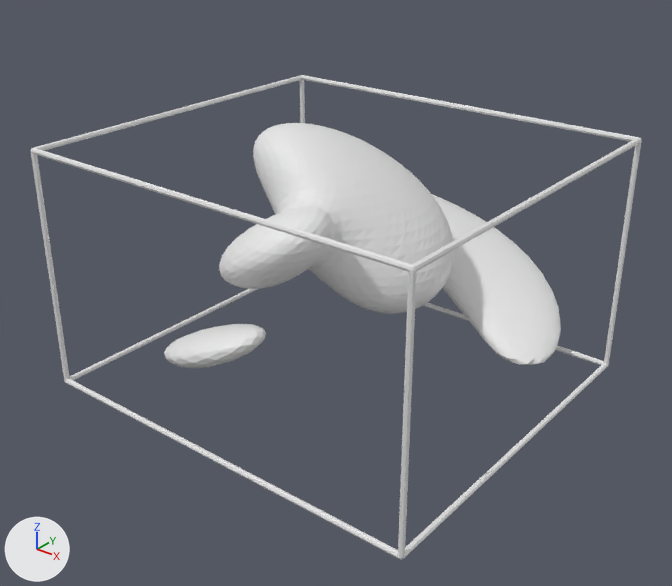
The OBJ model Assets/Models/Stomach/ventre_0013.obj, before and after one commit.
Rendered twice from a 50 mm camera at (94.4, -119.4, 78.1) aimed at (-0.6, -0.7, 4.5). The axes (+X, +Y, +Z) are drawn at lower left. The lights are the same throughout. Where no turn or scale is listed for an object, it has been applied to the vertices. Vertices at the same position are counted once.

The first picture shows 'ventre_0013'.
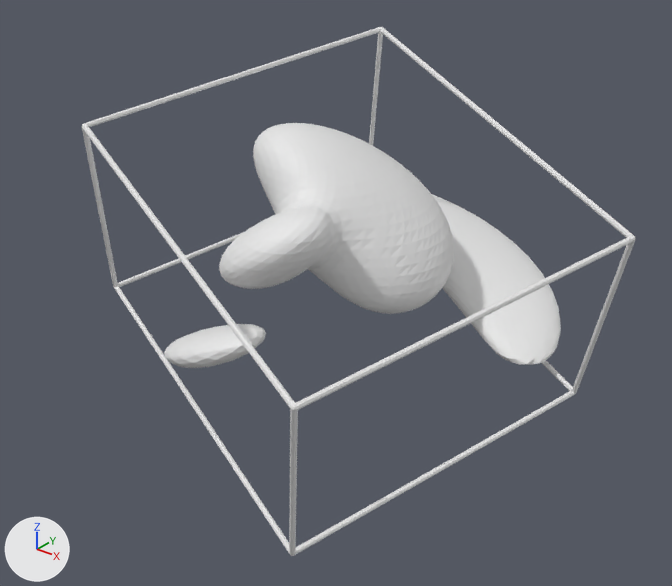
Changed parts and their boxes (x1, y1, x2, y2) in the pictures (672 x 586 px):
'ventre_0013', reshaped (9% narrower, 9% taller): before (30, 75, 642, 560); after (82, 27, 636, 556)
part 1 of me_ventre_0013, deleted: before (30, 75, 642, 560)
part 2 of me_ventre_0013, added: after (82, 27, 636, 556)

Diff of the bpy script that builds the scene:
```diff
--- a/Assets/Models/Stomach/ventre_0013.obj.py
+++ b/Assets/Models/Stomach/ventre_0013.obj.py
@@ me_ventre_0013 @@
 # used by ob_ventre_0013; location = (0.0, 0.0, 0.0)
-me_ventre_0013.from_pydata(...)  # 3714 vertices, 4664 faces; spans x -38.4..38.4, y -34.6..49.5, z -12.7..32.5
+me_ventre_0013.from_pydata(...)  # 3906 vertices, 4664 faces; spans x -46.9..46.9, y -43.3..49.5, z -25.6..45.4
+# me_ventre_0013 part 1: the loose piece of 208 vertices spanning x -38.4..38.4, y -34.6..34.6, z -12.7..32.5 is deleted
+# me_ventre_0013 part 2: 192 vertices added at x -46.9..46.9, y -43.3..43.3, z -25.6..45.4
```
